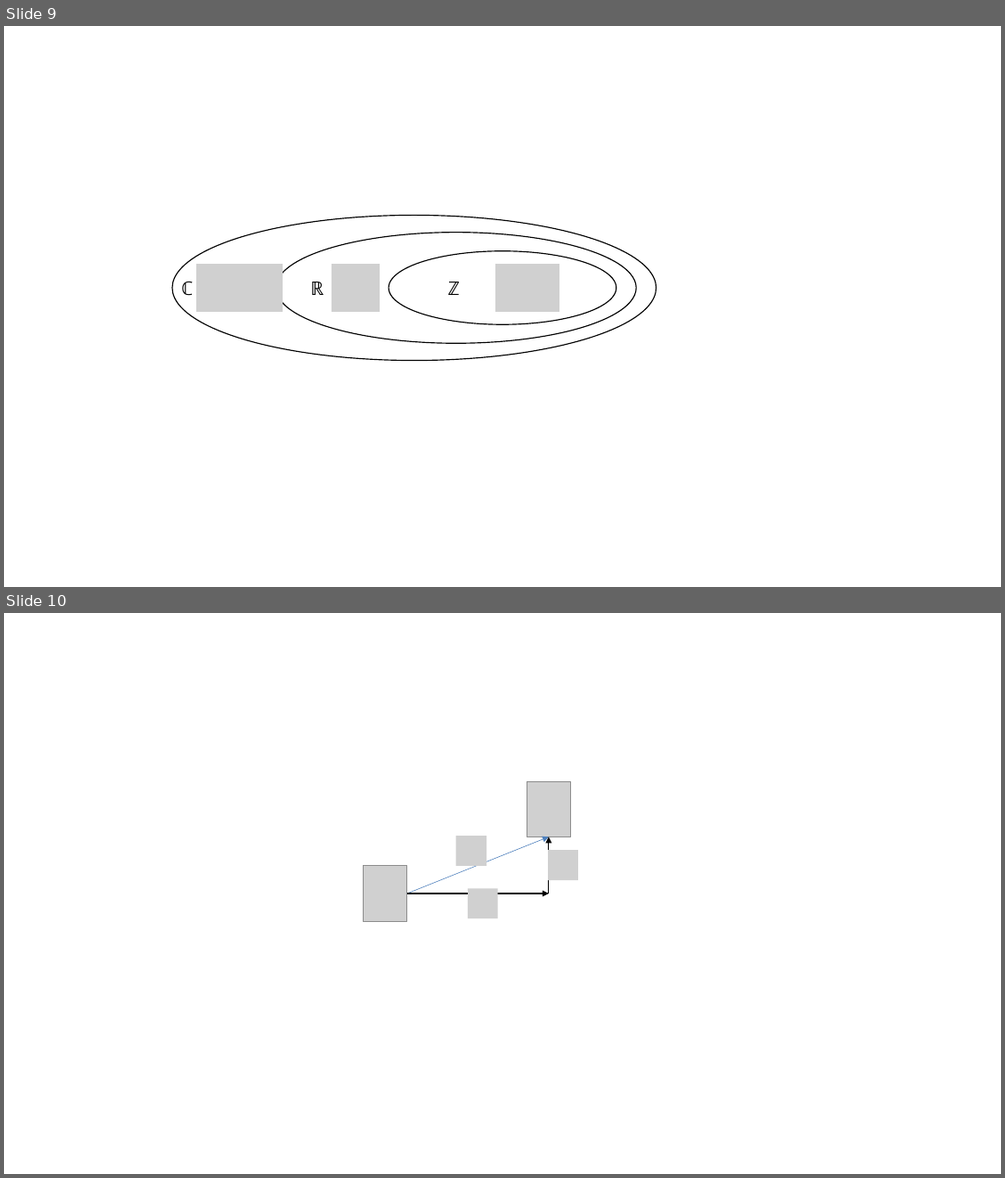
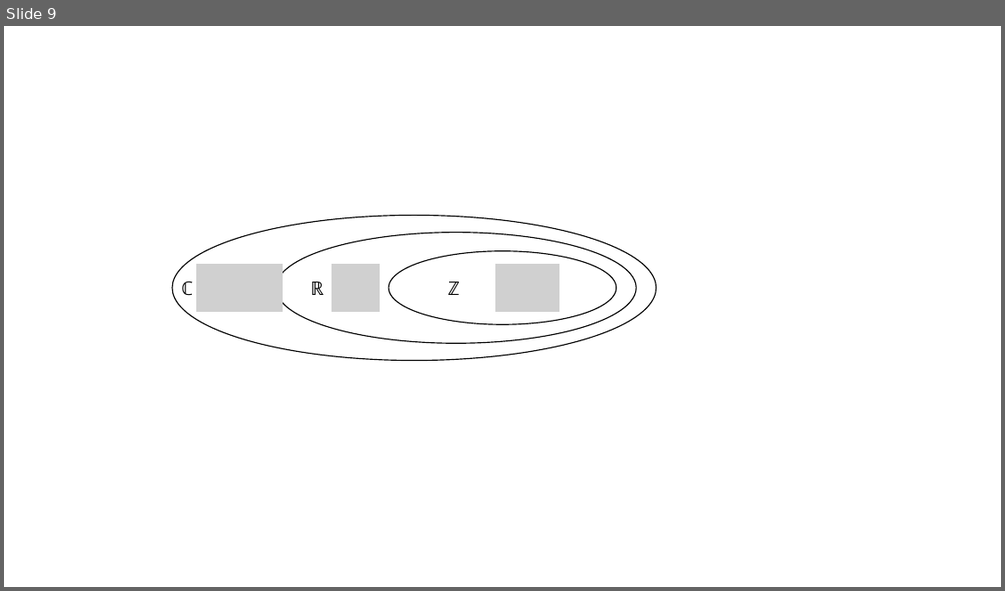
Before and after one commit to kineticstoolkit/kineticstoolkit_doc, a slide deck: src/images.pptx. Shown one above the other, each under a label of ours: slides 9 and 10 before the commit, slide 9 after it. The pictures are 1005x1178 and 1005x591 pixels, drawn with LibreOffice and Linux fonts; fonts in the diff are those of the drawing; grey boxes stand for pictures. Boxes give left, top, right and bottom in pixels: in the first picture for what was removed or moved away, otherwise in the second. Text is boxed around its words. In the diff, an @@ line names an element or a change of style, - is before the commit and + after.

```diff
--- a/src/images.pptx
+++ b/src/images.pptx
@@ slide 10 removed at [4, 613, 1001, 1174], background #FFFFFF @@
@@ picture removed at [526, 781, 571, 836] @@
@@ arrow removed from (407, 893) to (549, 836) @@
@@ picture removed at [455, 835, 486, 866] @@
@@ arrow removed from (549, 893) to (549, 836) @@
@@ picture removed at [549, 850, 578, 880] @@
@@ picture removed at [363, 866, 407, 921] @@
@@ arrow removed from (407, 893) to (549, 893) @@
@@ picture removed at [468, 888, 498, 918] @@
```
Also in this commit, not shown: 1 slide added, 14 other files.
